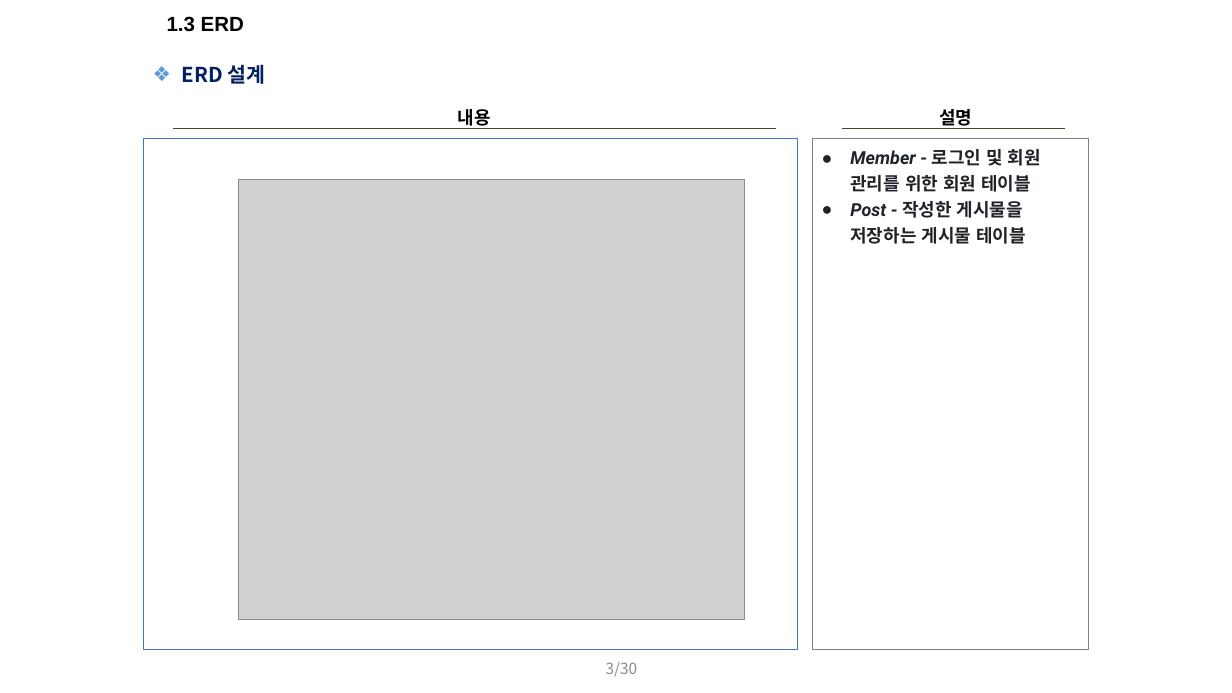
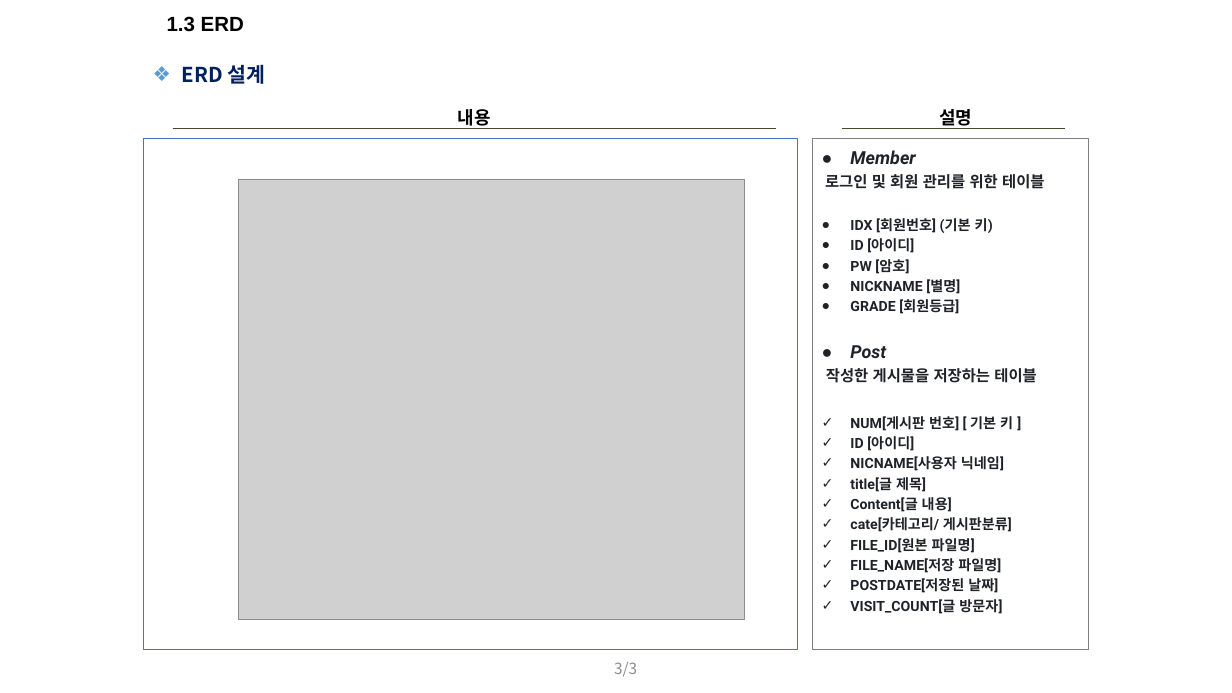
Before and after one commit to DahyeonS/Bike_Mini_Project, a slide deck: slide 3 of presentation/따릉따릉이.pptx. Drawn at 1232x693 pixels with LibreOffice and Linux fonts; fonts in the diff are those of the drawing; grey boxes stand for pictures. Boxes give left, top, right and bottom in pixels: in the first picture for what was removed or moved away, otherwise in the second. Text is boxed around its words. In the diff, an @@ line names an element or a change of style, - is before the commit and + after.

```diff
--- a/presentation/따릉따릉이.pptx
+++ b/presentation/따릉따릉이.pptx
@@ text in pentagon arrow at (825,150,1044,614): text changed; size 14 to 11 pt @@
-● Member - 로그인 및 회원 관리를 위한 회원 테이블
-● Post - 작성한 게시물을 저장하는 게시물 테이블
+● Member
+로그인 및 회원 관리를 위한 테이블
+● IDX [회원번호] (기본 키)
+● ID [아이디]
+● PW [암호]
+● NICKNAME [별명]
+● GRADE [회원등급]
+● Post
+작성한 게시물을 저장하는 테이블
+✓ NUM[게시판 번호] [ 기본 키 ]
+✓ ID [아이디]
+✓ NICNAME[사용자 닉네임]
+✓ title[글 제목]
+✓ Content[글 내용]
+✓ cate[카테고리/ 게시판분류]
+✓ FILE_ID[원본 파일명]
+✓ FILE_NAME[저장 파일명]
+✓ POSTDATE[저장된 날짜]
+✓ VISIT_COUNT[글 방문자]
@@ page number at (614,662,637,677): text changed @@
-3/30
+3/3
```
Also in this commit, not shown: 2 other slides changed.
